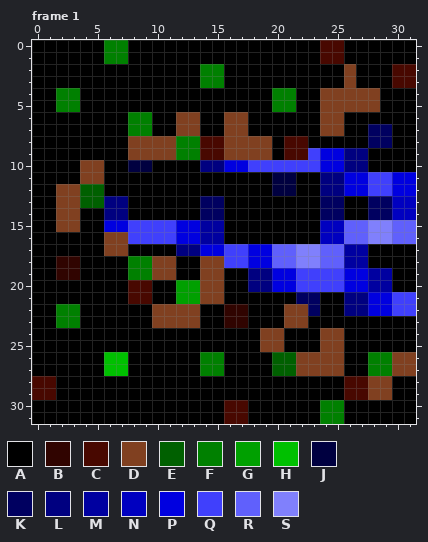
A pixel-art sprite gets an edit: graphics/riversourcew.gif. Above, as it was before the edit.
The file is 32x32 pixels, 32 frames. Shown: frame 1. The commit also changed other frames, which this record leaves out.
Palette (. is transparent): A #000000  B #300400  C #480800  D #804020  E #006000  F #008000  G #00a000  H #00c000  J #000040  K #000060  L #000080  M #0000a0  N #0000c0  P #0000e0  Q #4040fc  R #6060fc  S #8080fc
Pixels before, frame 1, first column x 0:
 0 AAAAAAFFAAAAAAAAAAAAAAAACCAAAAAA
 1 AAAAAAFFAAAAAAAAAAAAAAAACCAAAAAA
 2 AAAAAAAAAAAAAAFFAAAAAAAAAADAAACC
 3 AAAAAAAAAAAAAAFFAAAAAAAAAADAAACC
 4 AAFFAAAAAAAAAAAAAAAAFFAADDDDDAAA
 5 AAFFAAAAAAAAAAAAAAAAFFAADDDDDAAA
 6 AAAAAAAAFFAADDAADDAAAAAADDAAAAAA
 7 AAAAAAAAFFAADDAADDAAAAAADDAAKKAA
 8 AAAAAAAADDDDFFCCDDDDACCAAAAAKKAA
 9 AAAAAAAADDDDFFCCDDDDACCQPPLLAAAA
10 AAAADDAAJJAAAALLPPQQQQQQPPLLAAAA
11 AAAADDAAAAAAAAAAAAAAJJAALLPPQQPP
12 AADDEEAAAAAAAAAAAAAAJJAALLPPQQPP
13 AADDEELLAAAAAAKKAAAAAAAAKKAAKKNN
14 AADDAALLAAAAAAKKAAAAAAAAKKAAKKNN
15 AADDAAPPQQQQPPMMAAAAAAAANNRRSSRR
16 AAAAAADDQQQQPPMMAAAAAAAANNRRSSRR
17 AAAAAADDAAAALLPPQQPPRRSSRRMMAAAA
18 AABBAAAAFFDDAADDQQPPRRSSRRMMAAAA
19 AABBAAAAFFDDAADDAALLPPQQQQPPMMAA
20 AAAAAAAACCAAGGDDAALLPPQQQQPPMMAA
21 AAAAAAAACCAAGGDDAAAAAAKKAALLPPQQ
22 AAFFAAAAAADDDDAABBAAADDKAALLPPQQ
23 AAFFAAAAAADDDDAABBAAADDAAAAAAAAA
24 AAAAAAAAAAAAAAAAAAADDAAADDAAAAAA
25 AAAAAAAAAAAAAAAAAAADDAAADDAAAAAA
26 AAAAAAHHAAAAAAFFAAAAEEDDDDAAFFDD
27 AAAAAAHHAAAAAAFFAAAAEEDDDDAAFFDD
28 CCAAAAAAAAAAAAAAAAAAAAAAAACCDDAA
29 CCAAAAAAAAAAAAAAAAAAAAAAAACCDDAA
30 AAAAAAAAAAAAAAAACCAAAAAAFFAAAAAA
31 AAAAAAAAAAAAAAAACCAAAAAAFFAAAAAA
After the commit:
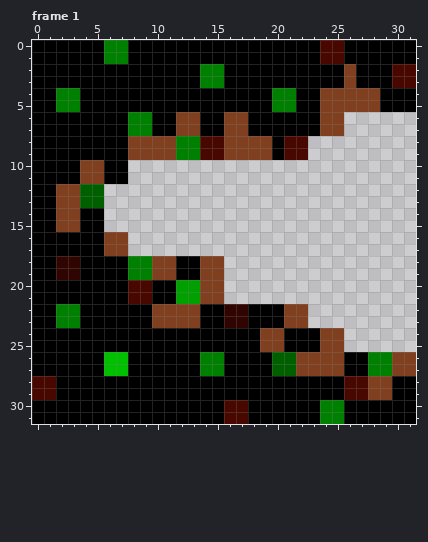
Change:
Frame 1:
The edit erases colour A in row 6 at x 26 to 31; in row 7 at x 26 to 27 and 30 to 31; in row 8 at x 23 to 27 and 30 to 31; in row 9 at x 28 to 31; in row 10 at x 10 to 13 and 28 to 31; in row 11 at x 8 to 19 and 22 to 23.
The edit erases colour A in row 12 at x 6 to 19 and 22 to 23; in rows 13 to 14 at x 8 to 13, 16 to 23 and 26 to 27; in rows 15 to 16 at x 16 to 23; in row 17 at x 8 to 11 and 28 to 31; in row 18 at x 28 to 31; in rows 19 to 20 at x 16 to 17 and 30 to 31.
The edit erases colour A in row 21 at x 16 to 21 and 24 to 25; in row 22 at x 24 to 25; in row 23 at x 23 to 31; in rows 24 to 25 at x 26 to 31.
The edit erases colour J in row 10 at x 8 to 9; in rows 11 to 12 at x 20 to 21.
The edit erases colour K in rows 7 to 8 at x 28 to 29; in rows 13 to 14 at x 14 to 15, 24 to 25 and 28 to 29; in row 21 at x 22 to 23; in row 22 at x 23.
The edit erases colour L in row 9 at x 26 to 27; in row 10 at x 14 to 15 and 26 to 27; in rows 11 to 12 at x 24 to 25; in rows 13 to 14 at x 6 to 7; in row 17 at x 12 to 13; in rows 19 to 20 at x 18 to 19.
The edit erases colour L in rows 21 to 22 at x 26 to 27.
The edit erases colour M in rows 15 to 16 at x 14 to 15; in rows 17 to 18 at x 26 to 27; in rows 19 to 20 at x 28 to 29.
The edit erases colour N in rows 13 to 14 at x 30 to 31; in rows 15 to 16 at x 24 to 25.
The edit erases colour P in row 9 at x 24 to 25; in row 10 at x 16 to 17 and 24 to 25; in rows 11 to 12 at x 26 to 27 and 30 to 31; in row 15 at x 6 to 7 and 12 to 13; in row 16 at x 12 to 13; in row 17 at x 14 to 15 and 18 to 19.
The edit erases colour P in row 18 at x 18 to 19; in rows 19 to 20 at x 20 to 21 and 26 to 27; in rows 21 to 22 at x 28 to 29.
The edit erases colour Q in row 9 at x 23; in row 10 at x 18 to 23; in rows 11 to 12 at x 28 to 29; in rows 15 to 16 at x 8 to 11; in rows 17 to 18 at x 16 to 17; in rows 19 to 20 at x 22 to 25.
The edit erases colour Q in rows 21 to 22 at x 30 to 31.
The edit erases colour R in rows 15 to 16 at x 26 to 27 and 30 to 31; in rows 17 to 18 at x 20 to 21 and 24 to 25.
The edit erases colour S in rows 15 to 16 at x 28 to 29; in rows 17 to 18 at x 22 to 23.
Where, in picture pixels (left, top, right, bottom), the same in both pictures:
erased: (104, 112, 416, 352)
